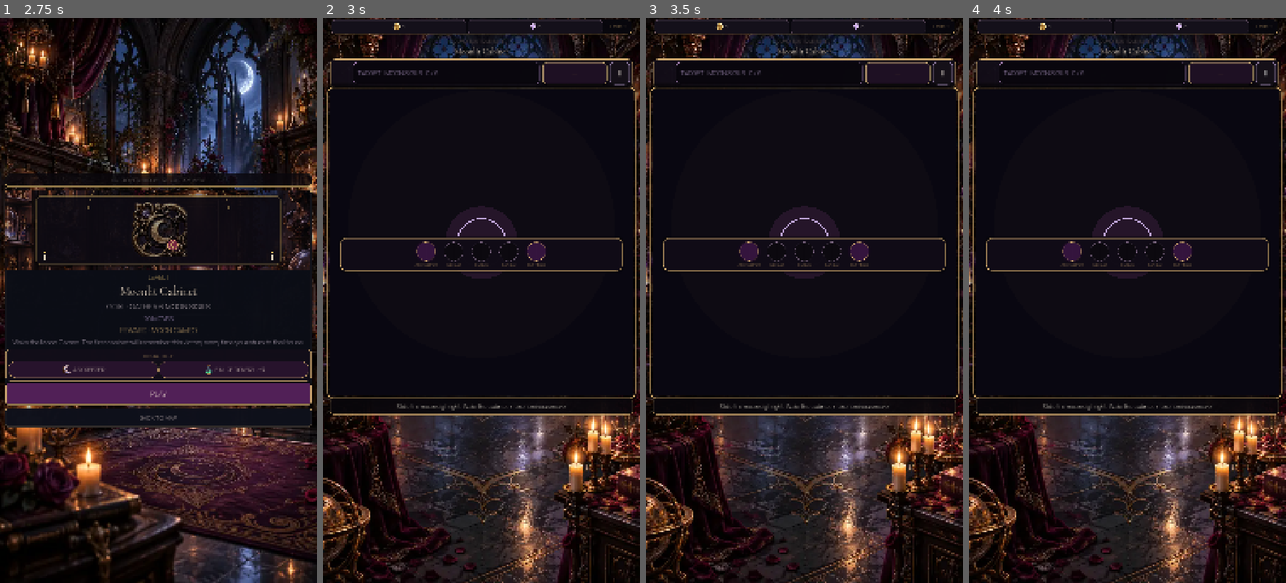
Above: before the commit, frames 1-4 (left to right).
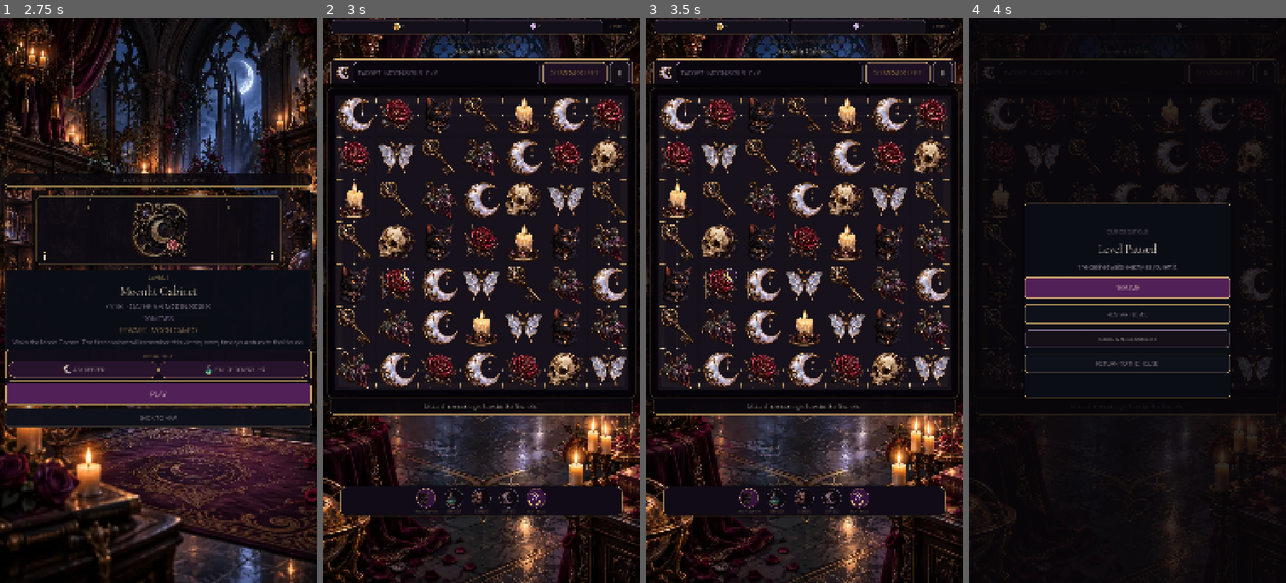
Above: after the commit, the same moments.

Repository: Jay-prodesign/akilta-match3
Game: Godot game, scene res://src/app/app_bootstrap.tscn
Two runs of this game, one before a commit and one after it. Both use one fixed random seed, a clock stepped at 60 frames per second and the inputs below.
Inputs:
- Up to frame 1 (2.75 s): click "ENTER THE HOUSE" at 0.5 s; click "PLAY LEVEL 1" at 1.25 s; click "1" at 2 s
- Up to frame 2 (3 s): click "PLAY" at 2.75 s
- Up to frame 3 (3.5 s): no input
- Up to frame 4 (4 s): click "Ⅱ" at 3.5 s

Frame 1 is identical in both runs. In frame 2, 20% of the frame differs, in the area x 0-100%, y 3-89%; in frame 3, 20%; in frame 4, 29%, in the area x 0-100%, y 0-100%.
Error before the commit: Invalid assignment of property or key 'icon' with value of type 'CompressedTexture2D' on a base object of type 'null instance'. (res://src/ui/gameplay/gameplay…

Commit message:
Bind circular gameplay booster slots

Diff:
--- a/src/ui/gameplay/gameplay_screen.gd
+++ b/src/ui/gameplay/gameplay_screen.gd
@@ -118,11 +118,11 @@
 @onready var result_action: Button = $ResultOverlay/Card/Content/Action
 @onready var _level_badge_label: Label = $ResourceBar/Resources/LevelBadge
 @onready var _booster_tray: PanelContainer = $BoosterTray
-@onready var _hint_boost_button: Button = $BoosterTray/BoosterActions/HintBoost
-@onready var _sealed_boost_a: Button = $BoosterTray/BoosterActions/SealedBoostA
-@onready var _sealed_boost_b: Button = $BoosterTray/BoosterActions/SealedBoostB
-@onready var _sealed_boost_c: Button = $BoosterTray/BoosterActions/SealedBoostC
-@onready var _settings_shortcut: Button = $BoosterTray/BoosterActions/SettingsShortcut
+@onready var _hint_boost_button: Button = $BoosterTray/BoosterActions/HintSlot/HintBoost
+@onready var _sealed_boost_a: Button = $BoosterTray/BoosterActions/SealedSlotA/SealedBoostA
+@onready var _sealed_boost_b: Button = $BoosterTray/BoosterActions/SealedSlotB/SealedBoostB
+@onready var _sealed_boost_c: Button = $BoosterTray/BoosterActions/SealedSlotC/SealedBoostC
+@onready var _settings_shortcut: Button = $BoosterTray/BoosterActions/SettingsSlot/SettingsShortcut
 @onready var _resource_coin_label: Label = $ResourceBar/Resources/CoinChip/Content/CoinResource
 @onready var _resource_gem_label: Label = $ResourceBar/Resources/GemChip/Content/GemResource
 @onready var _resource_coin_icon: TextureRect = $ResourceBar/Resources/CoinChip/Content/Icon
